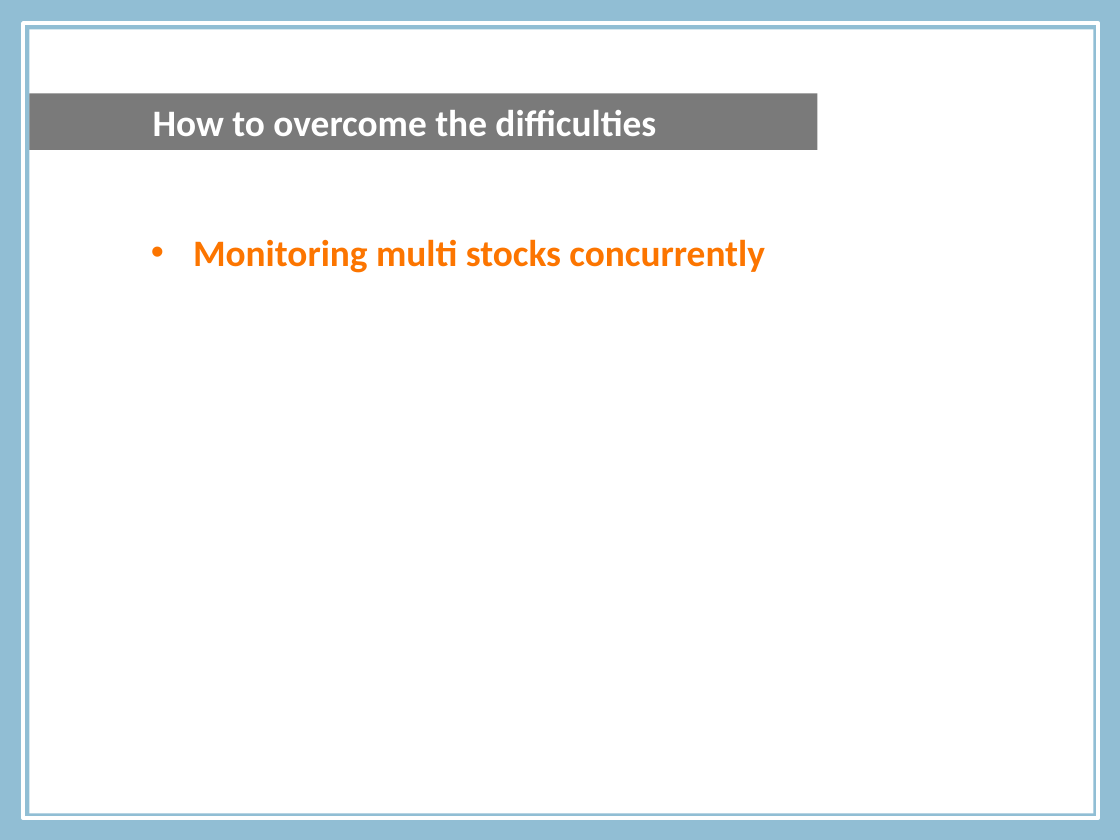
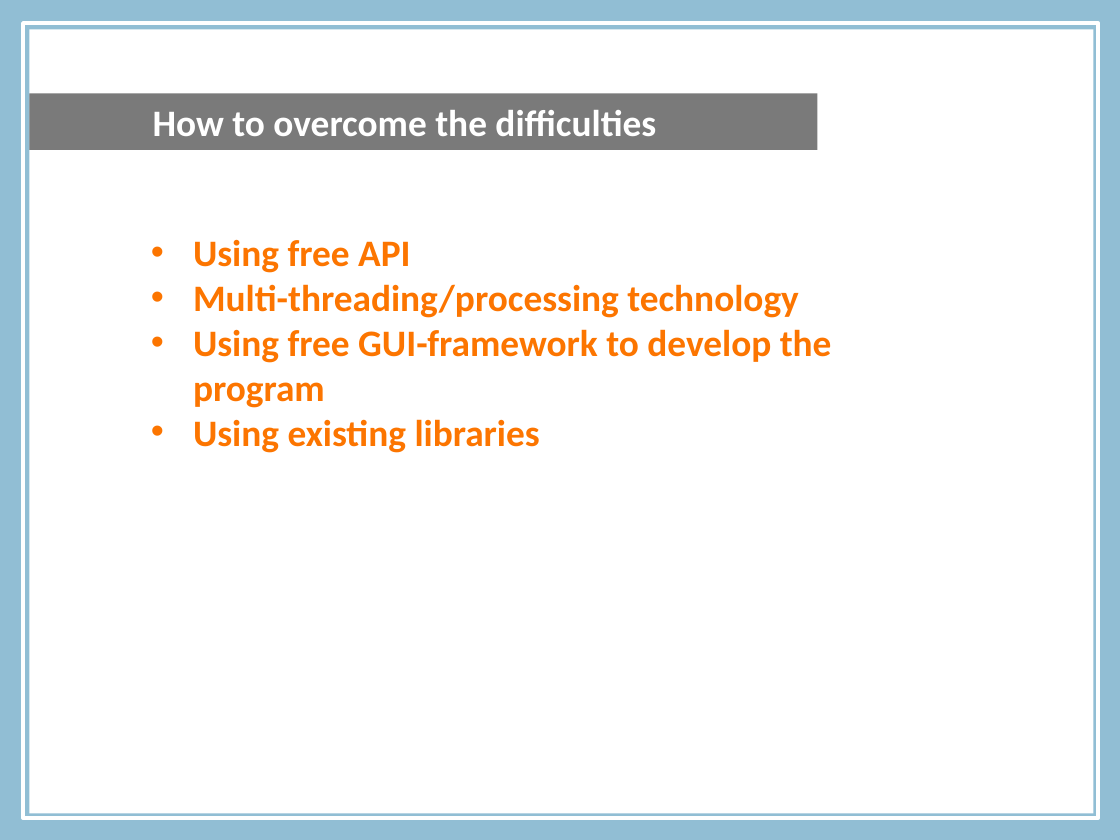
Before and after one commit to michaelleung0o0/comp3006, a slide deck: slide 6 of phrase 5 submission/Presentation3.pptx. Drawn at 1120x840 pixels with LibreOffice and Linux fonts; fonts in the diff are those of the drawing; background and template pictures are left out. Boxes give left, top, right and bottom in pixels: in the first picture for what was removed or moved away, otherwise in the second. Text is boxed around its words. In the diff, an @@ line names an element or a change of style, - is before the commit and + after.

```diff
--- a/phrase 5 submission/Presentation3.pptx
+++ b/phrase 5 submission/Presentation3.pptx
@@ text at <box>193,239,832,453</box>: text changed @@
-• Monitoring multi stocks concurrently
+• Using free API
+• Multi-threading/processing technology
+• Using free GUI-framework to develop the program
+• Using existing libraries
```
Also in this commit, not shown: 3 other slides changed, 8 slides added, 10 slides removed.
